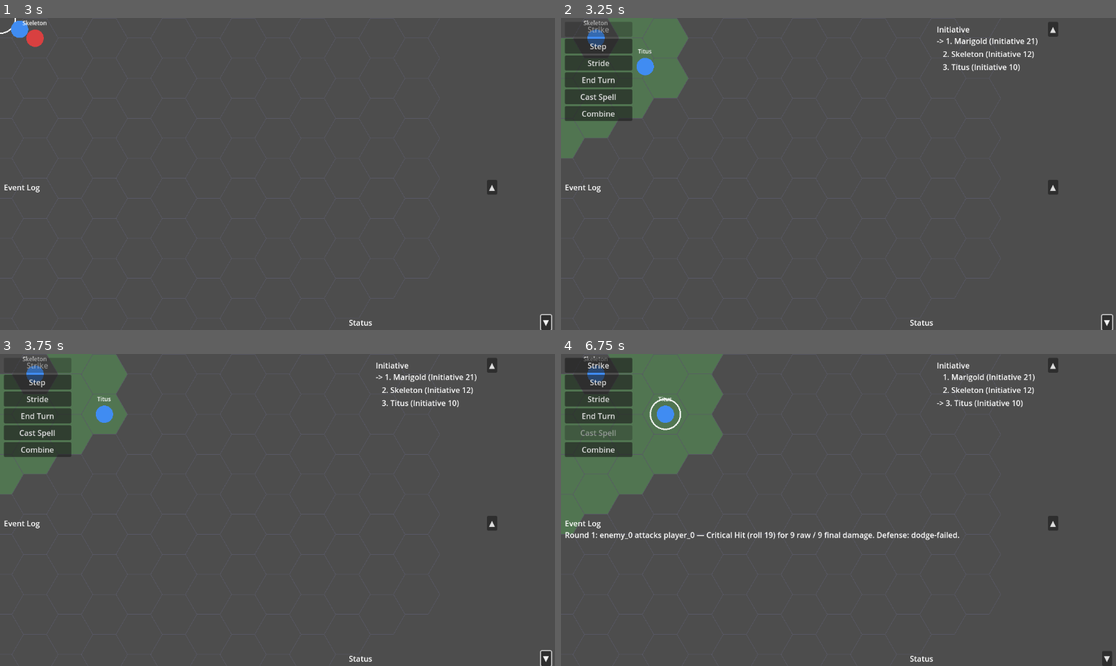
Above: before the commit, frames 1-4 (two rows, left to right).
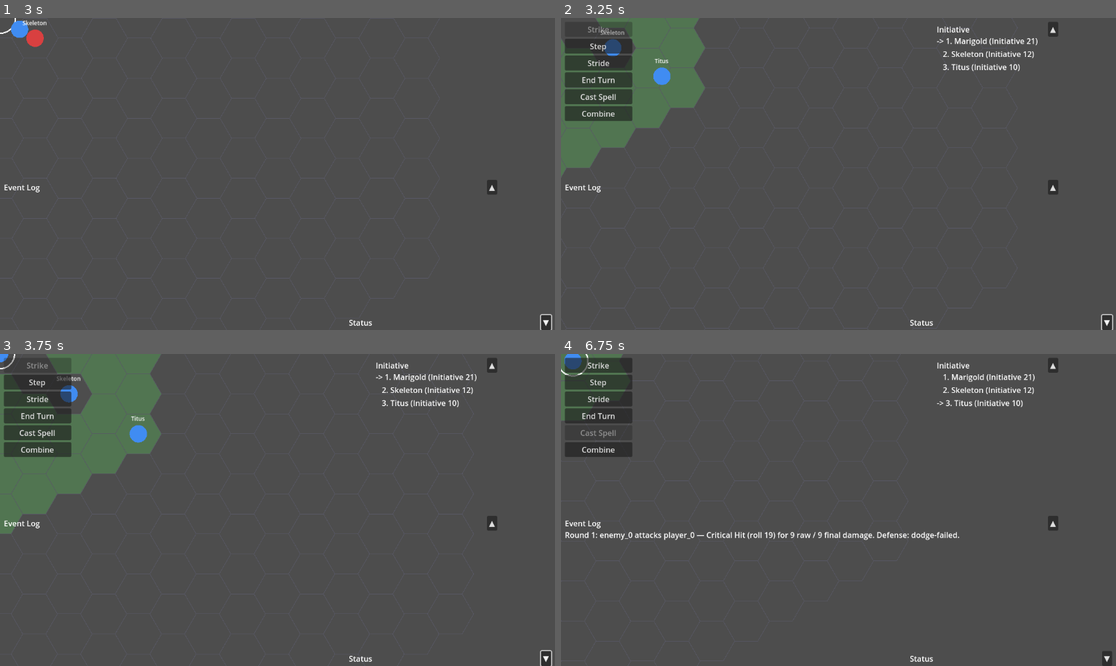
Above: after the commit, the same moments.

Repository: Pyroraptor/hykaen
Game: Godot game, scene res://scenes/TitleScreen.tscn
Same seed, same stepped clock (60 frames per second), same inputs: the game is played once before the commit and once after it.
Inputs (mouse positions are in pixels of both pictures, inside the frame that each line leads up to):
- Up to frame 1 (3 s): click "New Game" at 0.5 s; click "▲" at 1.25 s; click "▼" at 2 s; tap Enter at 2.75 s; move the mouse to (399, 158) at 2.77 s; hold Right (ui_right) from 2.78 s (still down); hold Shift from 2.78 s (still down); click (399, 158) at 2.92 s
- Up to frame 2 (3.25 s): keep holding Right (ui_right); keep holding Shift
- Up to frame 3 (3.75 s): release Right (ui_right) at 3.5 s; release Shift at 3.5 s; drag from (166, 525) to (249, 572) at 3.52 s
- Up to frame 4 (6.75 s): click "Step" at 4.25 s; click "Stride" at 5 s; click "End Turn" at 5.75 s; click "Dodge" at 6.5 s

Frame 1 is identical in both runs. In frame 2, 2.9% of the frame differs, in the area x 0-71%, y 0-97%; in frame 3, 5.5%; in frame 4, 9.2%.

Commit message:
feat(FEAT-007): Combat-mode camera follow on active actor change (US-005)
MainScene._on_active_actor_changed() now resolves the newly-active
combatant's hex and pans _game_camera to it via the new
CombatCameraFollowUseCase (presentation/combat_camera_follow_use_case.gd),
extracted out of MainScene.gd to stay inside its 1000-line composition-
root budget (mirrors FEAT-008's AutoSelectActiveActorUseCase extraction).

Resolves the hex via scenario_session.party_hex_positions, falling back
to the live _party/_enemies roster; guards silently (no exception, no
camera movement) with a push_warning() breadcrumb when the hex can't be
resolved (RISK-009). The camera is invoked via a `Callable(_game_camera,
"move_to")` (mirroring FEAT-006's on_camera_follow Callable convention)
rather than a direct .move_to() call, so it doesn't trip
ci/check_no_duplicate_seams.sh's textual Combatant.move_to() seam guard.

Covered by a new integration suite (booted MainScene.tscn, resolvable
hex, unresolved hex, and an End-Turn-press end-to-end drive) and a unit
suite for the extracted use case in isolation.

Diff:
--- a/MainScene.gd
+++ b/MainScene.gd
@@ -758,10 +758,10 @@
 func _current_turn_order():
 	return encounter.get_turn_order() if encounter != null else null
 
-## Delegate to TurnPresentationController + FEAT-008's AutoSelectActiveActorUseCase.
+## Delegate to TurnPresentationController + FEAT-008/FEAT-007's use cases (AutoSelectActiveActorUseCase; CombatCameraFollowUseCase, US-005/RISK-009).
 func _on_active_actor_changed(combatant) -> void:
 	_turn_presentation().on_active_actor_changed(combatant)
-	AutoSelectActiveActorUseCaseClass.new(hex_grid_view, status_panel_view, Callable(self, "_current_party")).execute(combatant)
+	AutoSelectActiveActorUseCaseClass.new(hex_grid_view, status_panel_view, Callable(self, "_current_party")).execute(combatant); preload("res://presentation/combat_camera_follow_use_case.gd").new(hex_grid_view, Callable(_game_camera, "move_to"), scenario_session, Callable(self, "_current_party"), Callable(self, "_current_enemies")).execute(combatant)
 
 ## Finish round: undecided→ROUND_NUMBER++ + rewire_session(); won→_on_combat_won().
 ## Relays to round_flow_controller.notify_round_concluded() at end.
--- /dev/null
+++ b/presentation/combat_camera_follow_use_case.gd
@@ -0,0 +1,112 @@
+class_name CombatCameraFollowUseCase
+extends RefCounted
+
+## presentation/combat_camera_follow_use_case.gd — CombatCameraFollowUseCase
+## (FEAT-007 / US-005, mitigates RISK-009).
+##
+## Presentation-layer use case (mirrors presentation/
+## auto_select_active_actor_use_case.gd's own extraction precedent, ADR-005):
+## reacts to MainScene's existing TurnController.active_actor_changed
+## handler by panning the combat-mode camera to the newly-active actor's
+## current hex -- the design notes' APPLICATION-layer "FollowTokenUseCase"
+## realized as a thin, directly-wired class (ADR-002: constructor-injected
+## with the concrete collaborators MainScene already holds, rather than a
+## formal ICameraPort/IHexGridQueryPort/IScenarioSessionPort interface,
+## matching this codebase's established pragmatic-wiring convention).
+##
+## The camera itself is injected as a `camera_follow_fn: Callable`
+## (`Callable(_game_camera, "move_to")`) rather than a direct GameCamera
+## reference -- mirroring FEAT-006's presentation/exploration_mode_
+## controller.gd `on_camera_follow` Callable dependency exactly (see its
+## `_on_camera_follow_target.call(world_pos)` call site) -- rather than a
+## literal `.move_to(` method call. This is deliberate, not merely stylistic:
+## ci/check_no_duplicate_seams.sh's seam-singularity gate (FEAT-009/ADR-002/
+## ADR-006) textually scans core/presentation/infrastructure for `.move_to(`
+## call sites and only allowlists core/rules/movement.gd/core/domain/
+## effects_applier.gd as legitimate callers of Combatant.move_to() (the hex
+## -mutation seam) -- it cannot distinguish that identically-named
+## GameCamera.move_to() (a camera pan, unrelated to Combatant's mutator) is
+## a different method. Invoking it via Callable.call() -- exactly as every
+## other camera-follow call site in this codebase already does -- keeps this
+## file text-free of a literal `.move_to(` call and avoids a false-positive
+## trip of that gate.
+##
+## Extracted out of MainScene.gd (the composition root) purely to keep
+## MainScene.gd inside its FR-009/ADR-001 1000-line budget (enforced by
+## tests/ci/test_mainscene_gate.gd) -- the SAME reason
+## AutoSelectActiveActorUseCase was extracted for FEAT-008. MainScene.gd
+## remains the sole place that constructs this use case (it is the only
+## file holding hex_grid_view, _game_camera, scenario_session, and the live
+## _party/_enemies roster simultaneously).
+##
+## execute(combatant) -> void — resolves `combatant`'s current hex via
+## _get_combatant_hex(combatant.combatant_id) (this use case's stand-in for
+## the design notes' IScenarioSessionPort.get_combatant_hex(): checks the
+## injected scenario_session's party_hex_positions first, then falls back
+## to the live _party/_enemies roster the injected Callables read), converts
+## it to world space via hex_grid_view.axial_to_pixel_with_offset() (the
+## SAME offset-aware conversion FEAT-006's
+## ExplorationModeController._select_party_member() already uses for the
+## exploration-mode camera follow), and pans the camera via
+## camera_follow_fn.call(world_pos). Guards silently -- no exception, no
+## camera movement -- whenever `combatant` is null, `camera_follow_fn` is
+## not a valid Callable, `hex_grid_view` is null, or the hex cannot be
+## resolved (e.g. an actor not yet placed on the grid), but push_warning()s
+## a breadcrumb on that skip path so a future debugging session has a trace
+## instead of a silent no-op (RISK-009).
+
+var _hex_grid_view
+var _camera_follow_fn: Callable
+var _scenario_session
+var _party_fn: Callable
+var _enemies_fn: Callable
+
+
+func _init(
+	hex_grid_view, camera_follow_fn: Callable, scenario_session, party_fn: Callable, enemies_fn: Callable
+) -> void:
+	_hex_grid_view = hex_grid_view
+	_camera_follow_fn = camera_follow_fn
+	_scenario_session = scenario_session
+	_party_fn = party_fn
+	_enemies_fn = enemies_fn
+
+
+func execute(combatant) -> void:
+	if combatant == null or not _camera_follow_fn.is_valid() or _hex_grid_view == null:
+		return
+
+	var hex_coord = _get_combatant_hex(combatant.combatant_id)
+	if hex_coord == null:
+		push_warning(
+			"CombatCameraFollowUseCase: cannot resolve hex for combatant_id '%s' -- camera follow skipped (RISK-009)"
+			% combatant.combatant_id
+		)
+		return
+
+	_camera_follow_fn.call(_hex_grid_view.axial_to_pixel_with_offset(hex_coord))
+
+
+## _get_combatant_hex(combatant_id) -> HexCoord or null — scenario_session.
+## party_hex_positions first (the authoritative party-position store other
+## call sites, e.g. MainScene._on_combat_won(), already read/write), then
+## the live _party/_enemies roster the injected Callables read (covers
+## Enemy actors, and Player actors whose mid-combat position hasn't been
+## re-synced into party_hex_positions yet). Returns null -- never a
+## default/sentinel hex -- when combatant_id matches neither, so execute()
+## can distinguish "unresolved" from a genuine (0,0) placement.
+func _get_combatant_hex(combatant_id: String):
+	if _scenario_session != null and _scenario_session.party_hex_positions.has(combatant_id):
+		return _scenario_session.party_hex_positions[combatant_id]
+
+	if _party_fn.is_valid():
+		for combatant in _party_fn.call():
+			if combatant.combatant_id == combatant_id:
+				return combatant.hex_coord
+
+	if _enemies_fn.is_valid():
+		for enemy in _enemies_fn.call():
+			if enemy.combatant_id == combatant_id:
+				return enemy.hex_coord
+
+	return null
--- /dev/null
+++ b/tests/integration/test_main_scene_combat_camera_follow.gd
@@ -0,0 +1,170 @@
+extends GutTest
+## tests/integration/test_main_scene_combat_camera_follow.gd — FEAT-007
+## (US-005, mitigates RISK-009): combat-mode camera follow on active actor
+## change.
+##
+## Boots the REAL, shipped res://MainScene.tscn composition root headless
+## (mirroring tests/integration/test_active_actor_selection.gd's established
+## `_boot_main_scene_with_seed()` fixture convention -- pinned seed=42, the
+## prologue fixture's known-good initiative roll, real
+## _on_combat_triggered("prologue") handoff) with NO stub/mock standing in
+## for HexGridView or GameCamera, proving MainScene._on_active_actor_changed()
+## pans _game_camera to the newly-active actor's REAL, live hex through the
+## exact TurnController.active_actor_changed signal wiring a real player turn
+## drives (not merely the handler's method signature in isolation).
+##
+## Verifies (test_criteria):
+##   1. Firing _on_active_actor_changed with a resolvable combatant hex
+##      results in _game_camera.is_moving() == true and the correct target
+##      position (hex_grid_view.axial_to_pixel_with_offset(actor.hex_coord)).
+##   2. Firing _on_active_actor_changed with an unresolved hex results in no
+##      exception, no camera movement, and a push_warning() breadcrumb
+##      (RISK-009) -- proven via the observable no-crash/no-movement
+##      contract plus a source-inspection check that the push_warning() call
+##      site exists, mirroring tests/boot/test_main_scene_party_position_
+##      seeding.gd's and tests/test_encounter_round_loop.gd's documented
+##      GUT-4.3-cannot-observe-push_warning() convention (see their header
+##      docs: assert_push_warning_count() relies on OS.add_logger(), a
+##      Godot 4.4+ API that is a no-op on this project's pinned 4.3 engine).
+##   3. Boots a seeded combat scenario and confirms pressing End Turn (the
+##      steel thread's own "presses End Turn in combat mode" entry point)
+##      drives the real EndTurnControl -> RoundSession -> TurnController ->
+##      active_actor_changed -> MainScene._on_active_actor_changed signal
+##      path end-to-end, resulting in the camera panning toward the newly
+##      -settled actor's real hex.
+
+const MAIN_SCENE_PATH: String = "res://MainScene.tscn"
+const CombatantClass = preload("res://core/domain/combatant.gd")
+const HexCoordClass = preload("res://core/geometry/hex_coord.gd")
+
+const PINNED_SEED: int = 42
+
+
+## _boot_main_scene_with_seed(seed_value) -> Node — mirrors
+## tests/integration/test_active_actor_selection.gd's identically-named
+## fixture: boots the real MainScene.tscn pinned to `seed_value`, triggers
+## the real exploration->combat handoff via _on_combat_triggered("prologue"),
+## and returns the settled instance with a live round_session and the
+## TurnController.active_actor_changed signal already wired to
+## MainScene._on_active_actor_changed.
+func _boot_main_scene_with_seed(seed_value: int):
+	var packed: PackedScene = ResourceLoader.load(MAIN_SCENE_PATH)
+	assert_not_null(packed, "MainScene.tscn must load as a PackedScene")
+	var instance = packed.instantiate()
+	instance.seed_override = seed_value
+	add_child_autofree(instance)
+	await get_tree().process_frame
+
+	instance._on_combat_triggered("prologue")
+	await get_tree().process_frame
+	await get_tree().process_frame
+
+	return instance
+
+
+## _find_combatant_by_id(instance, combatant_id) -> Combatant or null.
+func _find_combatant_by_id(instance, combatant_id: String):
+	for combatant in instance._party + instance._enemies:
+		if combatant.combatant_id == combatant_id:
+			return combatant
+	return null
+
+
+# ══════════════════════════════════════════════════════════════════════════
+# Criterion 1 — a resolvable combatant hex results in _game_camera.
+# is_moving() == true and the correct target position.
+# ══════════════════════════════════════════════════════════════════════════
+
+func test_active_actor_changed_with_resolvable_hex_pans_camera_to_correct_target() -> void:
+	var instance = await _boot_main_scene_with_seed(PINNED_SEED)
+
+	var actor = _find_combatant_by_id(instance, "player_1")
+	assert_not_null(actor, "fixture assumption: prologue_encounter.tres seats a live 'player_1' (Marigold)")
+
+	var expected_world_pos: Vector2 = instance.hex_grid_view.axial_to_pixel_with_offset(actor.hex_coord)
+
+	instance._on_active_actor_changed(actor)
+
+	assert_true(
+		instance._game_camera.is_moving(),
+		"_game_camera must be moving after _on_active_actor_changed fires with a resolvable combatant hex"
+	)
+	assert_eq(
+		instance._game_camera._target_pos, expected_world_pos,
+		"_game_camera's lerp target must equal hex_grid_view.axial_to_pixel_with_offset(actor.hex_coord)"
+	)
+
+
+# ══════════════════════════════════════════════════════════════════════════
+# Criterion 2 — an unresolved combatant hex results in no exception, no
+# camera movement, and a push_warning() breadcrumb (RISK-009).
+# ══════════════════════════════════════════════════════════════════════════
+
+func test_active_actor_changed_with_unresolved_hex_is_a_silent_no_op() -> void:
+	var instance = await _boot_main_scene_with_seed(PINNED_SEED)
+
+	# First, establish a known camera state via a resolvable actor, so we
+	# can prove the unresolved-hex case below leaves it untouched.
+	var known_actor = _find_combatant_by_id(instance, "player_0")
+	instance._on_active_actor_changed(known_actor)
+	var prior_target_pos: Vector2 = instance._game_camera._target_pos
+	var prior_moving: bool = instance._game_camera.is_moving()
+
+	# A live Combatant instance whose combatant_id is deliberately absent
+	# from scenario_session.party_hex_positions AND the live _party/_enemies
+	# roster -- an actor "not yet placed" per the design notes' error_handling
+	# contract for US-005.
+	var unresolved_actor = CombatantClass.new("ghost_actor_not_seated", "Ghost", "player", HexCoordClass.new(0, 0))
+
+	# Must not throw / must not crash the test run.
+	instance._on_active_actor_changed(unresolved_actor)
+
+	assert_eq(
+		instance._game_camera._target_pos, prior_target_pos,
+		"an unresolved combatant hex must NOT change _game_camera's lerp target"
+	)
+	assert_eq(
+		instance._game_camera.is_moving(), prior_moving,
+		"an unresolved combatant hex must NOT start/stop camera movement"
+	)
+
+	# Source-inspection check (GUT 4.3 cannot observe push_warning() at
+	# runtime -- see this file's header doc): the guard-clause skip path
+	# must emit a push_warning() breadcrumb (RISK-009), never a silent
+	# no-op with zero trace. MainScene.gd delegates this handling to
+	# presentation/combat_camera_follow_use_case.gd's execute() (extracted
+	# to keep MainScene.gd inside its FR-009/ADR-001 1000-line budget --
+	# see tests/ci/test_mainscene_gate.gd), so the call site lives there.
+	var source: String = FileAccess.get_file_as_string("res://presentation/combat_camera_follow_use_case.gd")
+	var method_start: int = source.find("func execute(")
+	assert_true(method_start >= 0, "CombatCameraFollowUseCase must define execute()")
+	var method_end: int = source.find("\nfunc ", method_start + 1)
+	var method_body: String = source.substr(method_start, method_end - method_start)
+	assert_true(
+		method_body.contains("push_warning("),
+		"execute()'s unresolved-hex guard clause must push_warning() a breadcrumb (RISK-009)"
+	)
+
+
+# ══════════════════════════════════════════════════════════════════════════
+# Criterion 3 — booting a seeded combat scenario and pressing End Turn
+# drives the real signal path end-to-end, panning the camera toward the
+# newly-settled actor's real hex.
+# ══════════════════════════════════════════════════════════════════════════
+
+func test_pressing_end_turn_in_combat_mode_pans_camera_to_the_new_active_actor() -> void:
+	var instance = await _boot_main_scene_with_seed(PINNED_SEED)
+
+	assert_true(instance.end_turn_control.is_enabled(), "fixture assumption: End Turn must be enabled at combat entry")
+
+	instance.end_turn_control.press()
+
+	var new_actor = instance.round_session.current_actor_entity()
+	assert_not_null(new_actor, "pressing End Turn must settle on a live current actor (or the round ends)")
+
+	var expected_world_pos: Vector2 = instance.hex_grid_view.axial_to_pixel_with_offset(new_actor.hex_coord)
+
+	assert_eq(
+		instance._game_camera._target_pos, expected_world_pos,
+		"pressing End Turn must, end-to-end, pan _game_camera toward the newly-active actor's real hex"
+	)
--- /dev/null
+++ b/tests/unit/presentation/test_combat_camera_follow_use_case.gd
@@ -0,0 +1,187 @@
+extends GutTest
+## tests/unit/presentation/test_combat_camera_follow_use_case.gd — FEAT-007
+## (US-005, mitigates RISK-009).
+##
+## Unit-level GUT suite for the new presentation/
+## combat_camera_follow_use_case.gd -- CombatCameraFollowUseCase -- in
+## isolation, against hand-written fakes standing in for hex_grid_view/
+## game_camera (mirroring tests/unit/presentation/
+## test_auto_select_active_actor_use_case.gd's own fake-collaborator
+## convention). The REAL, booted res://MainScene.tscn end-to-end scenarios
+## (resolvable hex, unresolved hex, End-Turn-press E2E) are covered
+## separately by tests/integration/test_main_scene_combat_camera_follow.gd;
+## this suite instead pins the use case's own unit-level contract so a
+## future refactor of MainScene.gd's wiring can't silently break it
+## without a fast, non-headless-boot signal.
+##
+## test_criteria covered (unit-level restatement of FEAT-007's own):
+##   1. A combatant_id resolvable via scenario_session.party_hex_positions
+##      results in game_camera.move_to() being called with
+##      hex_grid_view.axial_to_pixel_with_offset(hex_coord).
+##   2. A combatant_id resolvable only via the live party/enemies roster
+##      Callables (not present in party_hex_positions) still resolves.
+##   3. An unresolved combatant_id (absent from party_hex_positions AND the
+##      roster) results in no move_to() call and no exception.
+##   4. A null combatant is a safe no-op.
+##   5. An invalid/unbound camera_follow_fn Callable, or a null
+##      hex_grid_view, is a safe no-op (defensive guard).
+
+const CombatCameraFollowUseCaseClass = preload("res://presentation/combat_camera_follow_use_case.gd")
+const ScenarioSessionClass = preload("res://core/application/scenario_session.gd")
+const HexCoordClass = preload("res://core/geometry/hex_coord.gd")
+
+
+# ══════════════════════════════════════════════════════════════════════════
+# Test doubles
+# ══════════════════════════════════════════════════════════════════════════
+
+class _FakeHexGridView:
+	extends RefCounted
+	var axial_to_pixel_calls: Array = []
+
+	func axial_to_pixel_with_offset(hex_coord) -> Vector2:
+		axial_to_pixel_calls.append(hex_coord)
+		# Deterministic, distinguishable mapping for assertion purposes.
+		return Vector2(hex_coord.q * 10.0, hex_coord.r * 10.0)
+
+
+class _FakeGameCamera:
+	extends RefCounted
+	var move_to_calls: Array = []
+
+	func move_to(world_pos: Vector2) -> void:
+		move_to_calls.append(world_pos)
+
+
+class _FakeCombatant:
+	extends RefCounted
+	var combatant_id: String
+	var hex_coord
+
+	func _init(id: String, p_hex_coord = null) -> void:
+		combatant_id = id
+		hex_coord = p_hex_coord
+
+
+var _hex_grid_view
+var _game_camera
+var _scenario_session
+var _party: Array
+var _enemies: Array
+
+
+func before_each() -> void:
+	_hex_grid_view = _FakeHexGridView.new()
+	_game_camera = _FakeGameCamera.new()
+	_scenario_session = ScenarioSessionClass.new()
+	_party = []
+	_enemies = []
+
+
+func _current_party() -> Array:
+	return _party
+
+
+func _current_enemies() -> Array:
+	return _enemies
+
+
+func _make_use_case():
+	return CombatCameraFollowUseCaseClass.new(
+		_hex_grid_view,
+		Callable(_game_camera, "move_to"),
+		_scenario_session,
+		Callable(self, "_current_party"),
+		Callable(self, "_current_enemies")
+	)
+
+
+# ══════════════════════════════════════════════════════════════════════════
+# Criterion 1 — resolvable via scenario_session.party_hex_positions.
+# ══════════════════════════════════════════════════════════════════════════
+
+func test_resolvable_via_party_hex_positions_calls_move_to_with_correct_world_pos() -> void:
+	var hex_coord = HexCoordClass.new(2, -1)
+	_scenario_session.party_hex_positions["player_0"] = hex_coord
+
+	_make_use_case().execute(_FakeCombatant.new("player_0"))
+
+	assert_eq(_game_camera.move_to_calls.size(), 1, "move_to() must be called exactly once")
+	if _game_camera.move_to_calls.size() > 0:
+		assert_eq(
+			_game_camera.move_to_calls[0], _hex_grid_view.axial_to_pixel_with_offset(hex_coord),
+			"move_to() must receive axial_to_pixel_with_offset(hex_coord) for the resolved hex"
+		)
+
+
+# ══════════════════════════════════════════════════════════════════════════
+# Criterion 2 — resolvable only via the live party/enemies roster.
+# ══════════════════════════════════════════════════════════════════════════
+
+func test_resolvable_via_live_roster_when_absent_from_party_hex_positions() -> void:
+	var hex_coord = HexCoordClass.new(3, 3)
+	_party.append(_FakeCombatant.new("player_1", hex_coord))
+
+	_make_use_case().execute(_FakeCombatant.new("player_1"))
+
+	assert_eq(_game_camera.move_to_calls.size(), 1, "move_to() must be called once, resolved via the live party roster fallback")
+	if _game_camera.move_to_calls.size() > 0:
+		assert_eq(_game_camera.move_to_calls[0], Vector2(30.0, 30.0))
+
+
+func test_resolvable_via_live_enemies_roster() -> void:
+	var hex_coord = HexCoordClass.new(-1, -1)
+	_enemies.append(_FakeCombatant.new("enemy_0", hex_coord))
+
+	_make_use_case().execute(_FakeCombatant.new("enemy_0"))
+
+	assert_eq(_game_camera.move_to_calls.size(), 1, "move_to() must be called once, resolved via the live enemies roster fallback")
+
+
+# ══════════════════════════════════════════════════════════════════════════
+# Criterion 3 — an unresolved combatant_id is a silent no-op (RISK-009).
+# ══════════════════════════════════════════════════════════════════════════
+
+func test_unresolved_combatant_id_is_a_safe_no_op() -> void:
+	_make_use_case().execute(_FakeCombatant.new("ghost_actor"))
+
+	assert_eq(_game_camera.move_to_calls, [], "move_to() must never be called when the hex cannot be resolved")
+
+
+# ══════════════════════════════════════════════════════════════════════════
+# Criterion 4 — a null combatant is a safe no-op.
+# ══════════════════════════════════════════════════════════════════════════
+
+func test_null_combatant_is_a_safe_no_op() -> void:
+	_make_use_case().execute(null)
+
+	assert_eq(_game_camera.move_to_calls, [])
+
+
+# ══════════════════════════════════════════════════════════════════════════
+# Criterion 5 — null/invalid collaborators are a safe no-op.
+# ══════════════════════════════════════════════════════════════════════════
+
+func test_invalid_camera_follow_fn_is_a_safe_no_op() -> void:
+	var hex_coord = HexCoordClass.new(0, 0)
+	_scenario_session.party_hex_positions["player_0"] = hex_coord
+	var use_case = CombatCameraFollowUseCaseClass.new(
+		_hex_grid_view, Callable(), _scenario_session, Callable(self, "_current_party"), Callable(self, "_current_enemies")
+	)
+
+	use_case.execute(_FakeCombatant.new("player_0"))
+	# No exception raised is the primary assertion here; nothing else to
+	# observe since the camera_follow_fn Callable is invalid/unbound.
+	assert_true(true)
+
+
+func test_null_hex_grid_view_is_a_safe_no_op() -> void:
+	var hex_coord = HexCoordClass.new(0, 0)
+	_scenario_session.party_hex_positions["player_0"] = hex_coord
+	var use_case = CombatCameraFollowUseCaseClass.new(
+		null, Callable(_game_camera, "move_to"), _scenario_session, Callable(self, "_current_party"), Callable(self, "_current_enemies")
+	)
+
+	use_case.execute(_FakeCombatant.new("player_0"))
+
+	assert_eq(_game_camera.move_to_calls, [], "move_to() must never be called when hex_grid_view is null")
